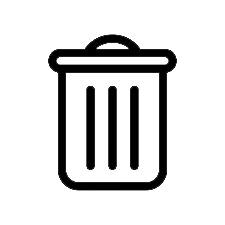
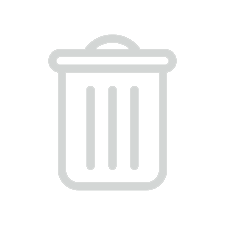
Layered file, before and after one edit (225px x 225px). Changes by layer:
pixels changed over [48,34,177,191] (layer not identified)
